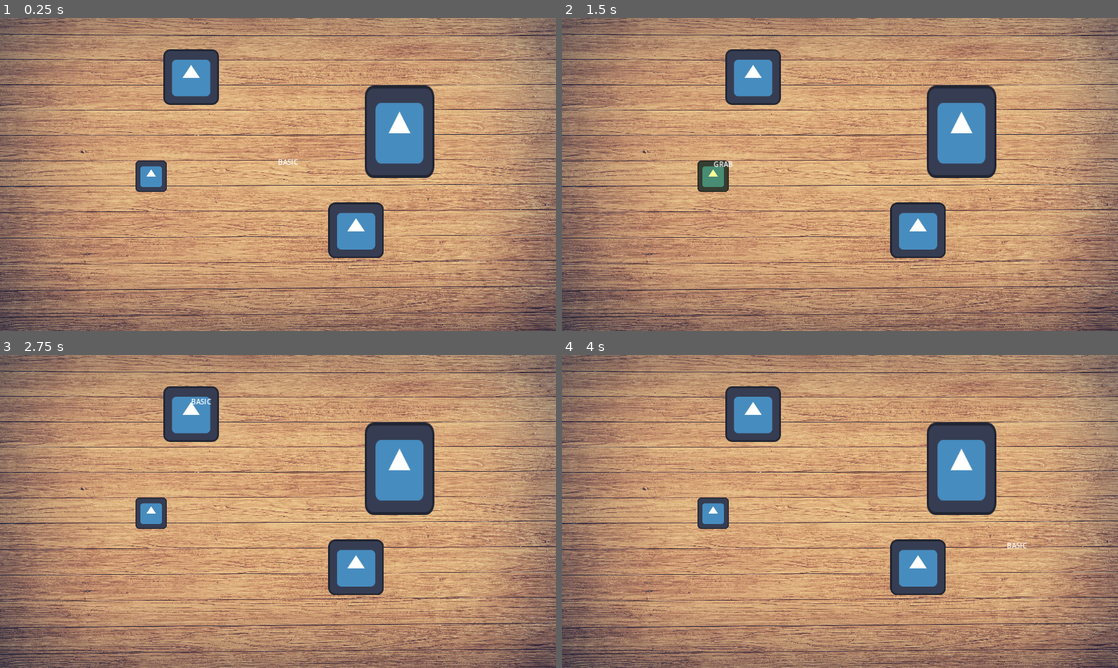
Above: before the commit, frames 1-4 (two rows, left to right).
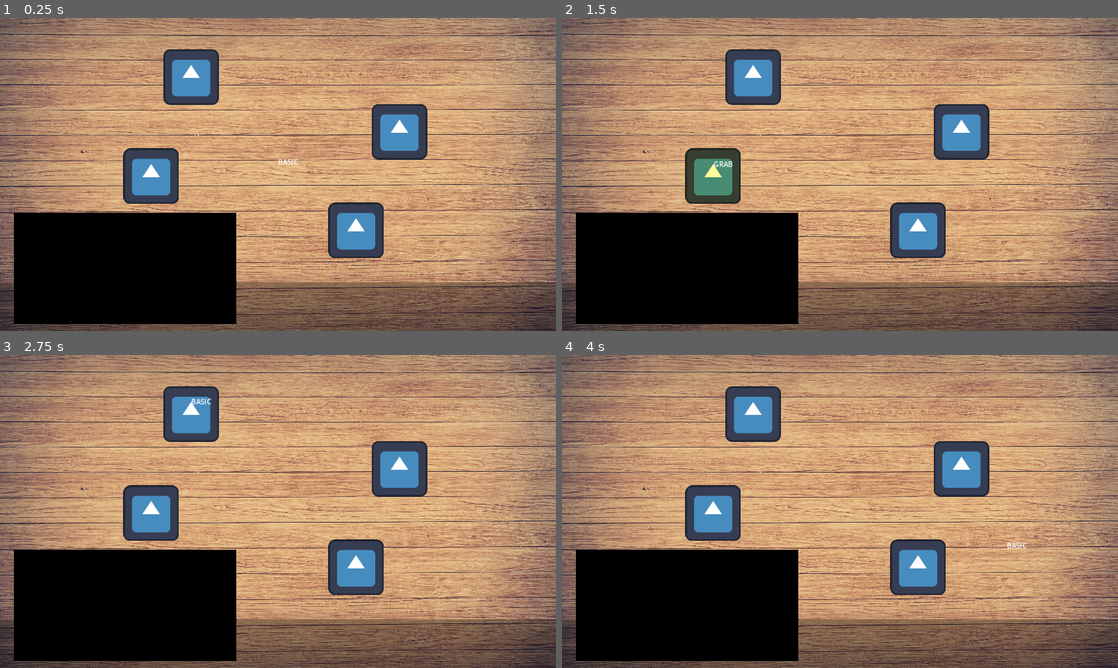
Above: after the commit, the same moments.

Repository: ryanabx/tabletop-engine
Game: Godot game, scene res://src/scenes/screens/tabletop.tscn
Two runs of this game, one before a commit and one after it. Both use one fixed random seed, a clock stepped at 60 frames per second and the inputs below. The project has no main scene, so this scene is started directly. The engine's default icon, where the game draws it, is replaced by a stand-in: a white triangle on a blue panel in a dark square.
Inputs (mouse positions are in pixels of both pictures, inside the frame that each line leads up to):
- Up to frame 1 (0.25 s): no input
- Up to frame 2 (1.5 s): tap Enter at 0.5 s; move the mouse to (917, 230) at 0.52 s; click (917, 230) at 0.67 s; tap Space at 1.25 s; move the mouse to (712, 177) at 1.27 s; click (712, 177) at 1.42 s
- Up to frame 3 (2.75 s): tap Enter at 2 s; move the mouse to (189, 414) at 2.02 s; click (189, 414) at 2.17 s
- Up to frame 4 (4 s): tap Space at 2.75 s; move the mouse to (962, 467) at 2.77 s; click (962, 467) at 2.92 s; tap Enter at 3.5 s; move the mouse to (1006, 558) at 3.52 s; click (1006, 558) at 3.67 s

The runs differ from the first frame. In frame 1, 28% of the frame differs, in the area x 0-100%, y 21-100%; in frame 2, 28%; in frame 3, 28%; in frame 4, 28%.

Commit message:
Next commit: handle state changes in one function

Diff:
--- a/src/scenes/game_objects/collection.tscn
+++ b/src/scenes/game_objects/collection.tscn
@@ -1,9 +1,20 @@
-[gd_scene load_steps=3 format=3 uid="uid://u26fevpbhaf"]
+[gd_scene load_steps=4 format=3 uid="uid://u26fevpbhaf"]
 
 [ext_resource type="Texture2D" uid="uid://cgl436kyj0iv" path="res://src/assets/black-pixel.png" id="1_ksjt0"]
 [ext_resource type="Script" path="res://src/scripts/game_objects/collection.gd" id="2_6tgl3"]
 
+[sub_resource type="RectangleShape2D" id="RectangleShape2D_pa3j0"]
+size = Vector2(1, 1)
+
 [node name="Collection" type="Sprite2D"]
-scale = Vector2(256.5, 256.5)
+scale = Vector2(512, 256)
 texture = ExtResource("1_ksjt0")
 script = ExtResource("2_6tgl3")
+
+[node name="CollisionArea" type="Area2D" parent="."]
+collision_layer = 2
+collision_mask = 0
+monitoring = false
+
+[node name="CollisionBox" type="CollisionShape2D" parent="CollisionArea"]
+shape = SubResource("RectangleShape2D_pa3j0")
--- a/src/scenes/game_objects/game_object.tscn
+++ b/src/scenes/game_objects/game_object.tscn
@@ -10,7 +10,7 @@
 script = ExtResource("1_igoix")
 
 [node name="CollisionArea" type="Area2D" parent="."]
-monitoring = false
+collision_mask = 2
 monitorable = false
 
 [node name="CollisionBox" type="CollisionShape2D" parent="CollisionArea"]
--- a/src/scenes/screens/tabletop.tscn
+++ b/src/scenes/screens/tabletop.tscn
@@ -1,8 +1,9 @@
-[gd_scene load_steps=5 format=3 uid="uid://bd0t8uq0xv6wr"]
+[gd_scene load_steps=6 format=3 uid="uid://bd0t8uq0xv6wr"]
 
 [ext_resource type="Texture2D" uid="uid://cbpxdhvy0dyht" path="res://src/assets/wood-background.jpg" id="1_488j0"]
 [ext_resource type="Script" path="res://src/scripts/screens/tabletop.gd" id="1_cv5do"]
 [ext_resource type="PackedScene" uid="uid://djm14ahg7tlq6" path="res://src/scenes/game_objects/game_object.tscn" id="1_sr361"]
+[ext_resource type="PackedScene" uid="uid://u26fevpbhaf" path="res://src/scenes/game_objects/collection.tscn" id="2_ngnpu"]
 [ext_resource type="Script" path="res://src/scripts/ui/ui_manager.gd" id="4_gt2ye"]
 
 [node name="Tabletop" type="Node"]
@@ -10,8 +11,14 @@
 
 [node name="GameBoard" type="Node2D" parent="."]
 
+[node name="Collections" type="Node2D" parent="GameBoard"]
+
+[node name="Collection" parent="GameBoard/Collections" instance=ExtResource("2_ngnpu")]
+position = Vector2(-352, 216)
+
 [node name="GameObjects" type="Node2D" parent="GameBoard"]
 z_index = 10
+metadata/_edit_lock_ = true
 
 [node name="GameObject" parent="GameBoard/GameObjects" instance=ExtResource("1_sr361")]
 position = Vector2(179.648, 128.637)
@@ -28,6 +35,7 @@
 scale = Vector2(1.25437, 1.65981)
 
 [node name="BoardCamera" type="Camera2D" parent="GameBoard"]
+metadata/_edit_lock_ = true
 
 [node name="BoardBG" type="Sprite2D" parent="GameBoard"]
 z_index = -500
@@ -43,3 +51,26 @@
 [node name="MouseStateLabel" type="Label" parent="UiManager"]
 offset_right = 40.0
 offset_bottom = 23.0
+
+[node name="MainUi" type="Control" parent="UiManager"]
+layout_mode = 3
+anchors_preset = 15
+anchor_right = 1.0
+anchor_bottom = 1.0
+grow_horizontal = 2
+grow_vertical = 2
+mouse_filter = 2
+
+[node name="MarginContainer" type="MarginContainer" parent="UiManager/MainUi"]
+layout_mode = 1
+anchors_preset = 12
+anchor_top = 1.0
+anchor_right = 1.0
+anchor_bottom = 1.0
+offset_top = -112.0
+grow_horizontal = 2
+grow_vertical = 0
+
+[node name="ColorRect" type="ColorRect" parent="UiManager/MainUi/MarginContainer"]
+layout_mode = 2
+color = Color(0, 0, 0, 0.301961)
--- a/src/scripts/game_objects/collection.gd
+++ b/src/scripts/game_objects/collection.gd
@@ -1,2 +1,8 @@
 class_name GameCollection
 extends Sprite2D
+
+@onready var collision_area = $CollisionArea
+@onready var collision_box = $CollisionArea/CollisionBox
+
+func _ready() -> void:
+	collision_box.shape.size = get_rect().size # Set collision box to match the sprite
--- a/src/scripts/game_objects/game_object.gd
+++ b/src/scripts/game_objects/game_object.gd
@@ -19,6 +19,7 @@
 
 var parent = null
 
+@onready var collision_area = $CollisionArea
 @onready var collision_box = $CollisionArea/CollisionBox
 
 func _ready() -> void:
@@ -28,8 +29,18 @@
 
 func _input(event: InputEvent) -> void:
 	if object_state == GAME_OBJECT_STATE.GRABBED and not Input.is_mouse_button_pressed(MOUSE_BUTTON_LEFT) and event is InputEventMouseMotion:
+		_check_for_collections_then_open()
+
+func _check_for_collections_then_open() -> void:
+	if collision_area.has_overlapping_areas(): # A collection is overlapping with a game object
+		var overlapping_object: GameCollection = collision_area.get_overlapping_areas()[0].get_parent()
+		add_to_collection(overlapping_object)
+	else: # No collection is overlapping, go back to open state
 		object_state = GAME_OBJECT_STATE.OPEN
 		GameManager.set_mouse_state(GameManager.MOUSE_STATE.BASIC)
+
+func add_to_collection(coll: GameCollection):
+	object_state = GAME_OBJECT_STATE.IN_STACK
 
 func _on_collision_area_mouse_entered() -> void:
 	GameManager.grab_selection_lock(self)
@@ -40,14 +51,13 @@
 func _on_collision_area_input_event(_viewport: Viewport, event, _shape_idx) -> void:
 	if event is InputEventMouseButton and GameManager.has_selection_lock(self):
 		if event.button_index == MOUSE_BUTTON_LEFT:
-			if event.pressed:
+			if event.pressed and object_state == GAME_OBJECT_STATE.OPEN:
 				mouse_offset_vect = global_position - get_global_mouse_position()
 				_move_self_to_top()
 				object_state = GAME_OBJECT_STATE.GRABBED
 				GameManager.set_mouse_state(GameManager.MOUSE_STATE.GRAB)
-			else:
-				object_state = GAME_OBJECT_STATE.OPEN
-				GameManager.set_mouse_state(GameManager.MOUSE_STATE.BASIC)
+			elif object_state == GAME_OBJECT_STATE.GRABBED or object_state == GAME_OBJECT_STATE.RIGHT_CLICKED:
+				_check_for_collections_then_open()
 
 func set_my_state(state: GAME_OBJECT_STATE) -> void:
 	object_state = state
@@ -64,20 +74,34 @@
 	if object_state == GAME_OBJECT_STATE.GRABBED and GameManager.has_selection_lock(self) and Input.is_mouse_button_pressed(MOUSE_BUTTON_LEFT):
 		global_position = get_global_mouse_position() + mouse_offset_vect
 	_set_modulate_from_state() # Set colors based on what state the object is in
+	_set_scale_from_overlapping_collections()
 
-func _set_modulate_from_state():
+func _set_modulate_from_state() -> void:
 	match object_state:
 		GAME_OBJECT_STATE.OPEN:
+			modulate.a = 1.0
 			modulate.b = 1.0
 			modulate.g = 1.0
 		GAME_OBJECT_STATE.GRABBED:
+			modulate.a = 1.0
 			modulate.b = 0.6
 			modulate.g = 1.0
 		GAME_OBJECT_STATE.RIGHT_CLICKED:
+			modulate.a = 1.0
 			modulate.b = 1.0
 			modulate.g = 0.6
+		GAME_OBJECT_STATE.IN_STACK:
+			modulate.a = 0.5
+			modulate.b = 1.0
+			modulate.g = 1.0
 		_:
 			pass
+
+func _set_scale_from_overlapping_collections() -> void:
+	if collision_area.has_overlapping_areas():
+		scale = Vector2(1.03, 1.03)
+	else:
+		scale = Vector2(1.0, 1.0)
 
 func _move_self_to_top() -> void:
 	if parent:
